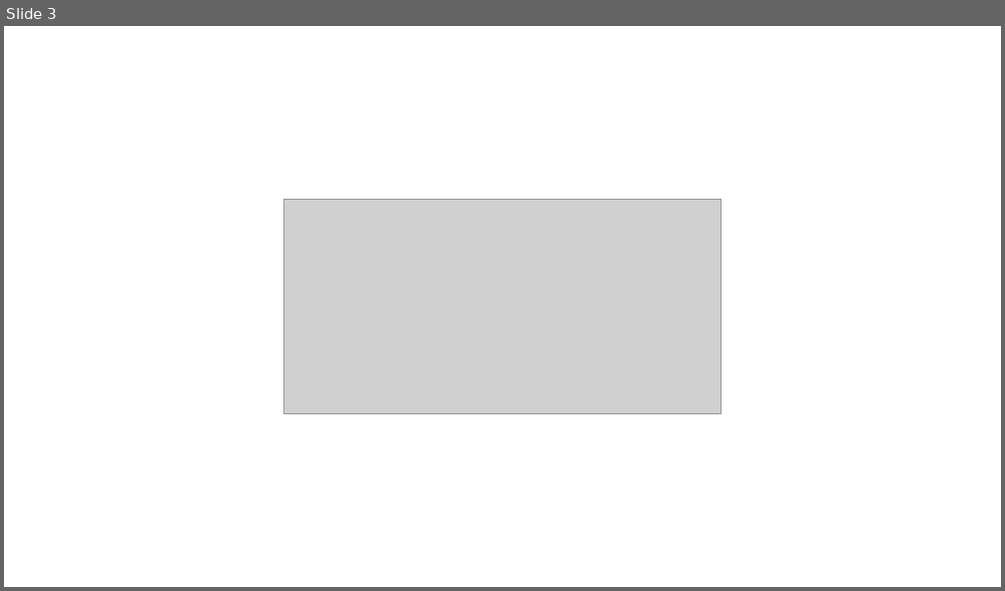
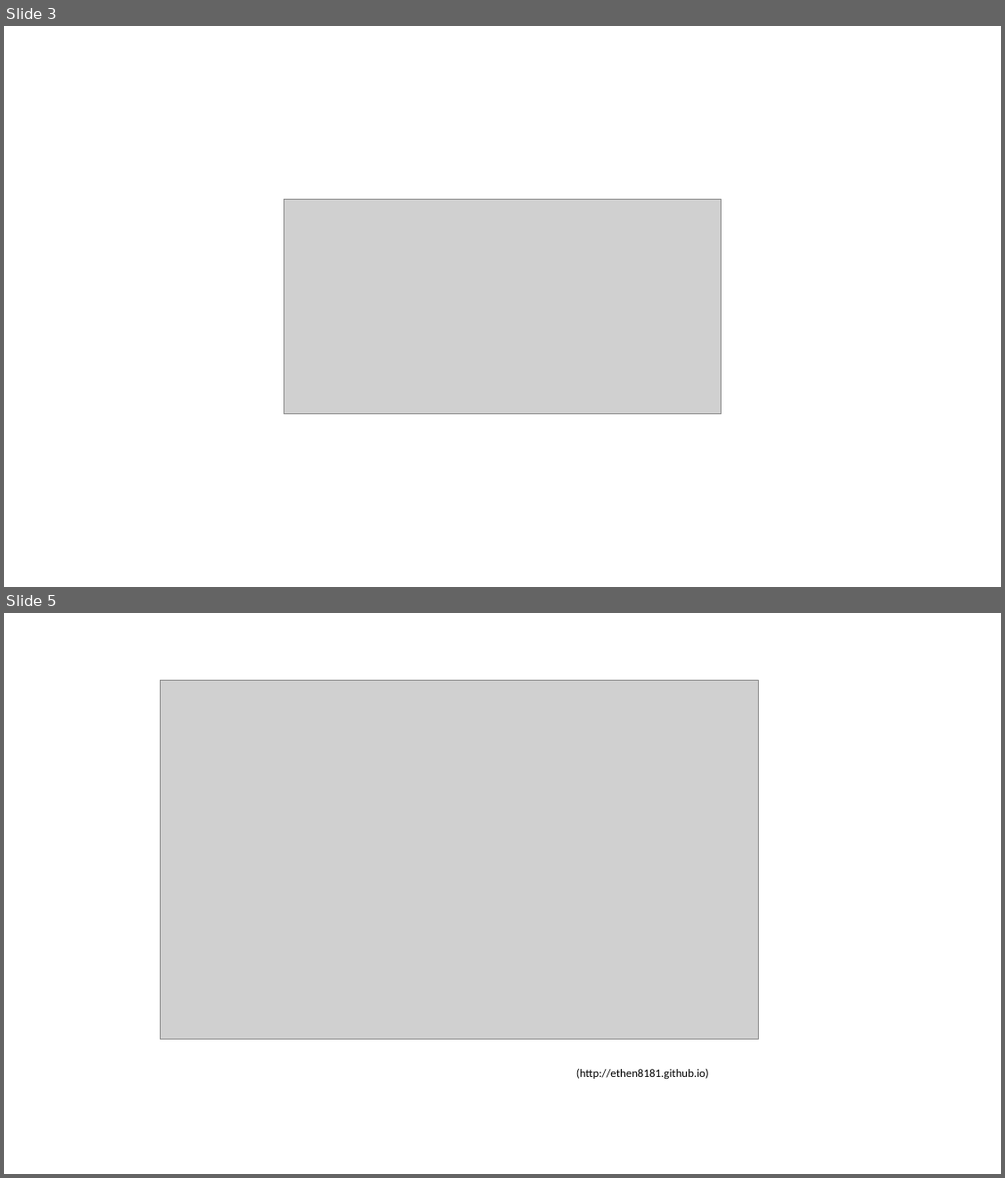
Before and after one commit to hyosubkim/KIN482D, a slide deck: images/textbook-figures.pptx. Shown one above the other, each under a label of ours: slide 3 before the commit, slides 3 and 5 after it; the slides between them are not shown. The pictures are 1005x591 and 1005x1178 pixels, drawn with LibreOffice and Linux fonts; fonts in the diff are those of the drawing; grey boxes stand for pictures. Boxes give left, top, right and bottom in pixels: in the first picture for what was removed or moved away, otherwise in the second. Text is boxed around its words. In the diff, an @@ line names an element or a change of style, - is before the commit and + after.

Commit message:
Add new lecture and images

```diff
--- a/images/textbook-figures.pptx
+++ b/images/textbook-figures.pptx
@@ slide 5 added at (4,613,1001,1174), background #FFFFFF @@
@@ picture added at (161,680,759,1038) @@
@@ text added at (576,1069,709,1078), 11 pt, text #000000 @@
+(http://ethen8181.github.io)
```
Also in this commit, not shown: 2 other slides added, 2 slides removed, 7 other files.
